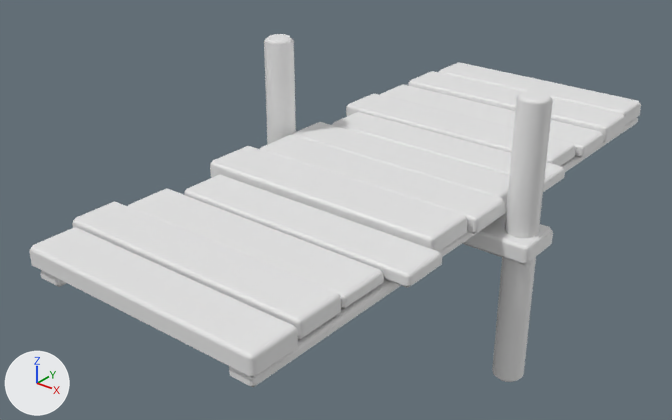
The FBX model CrashCourse/Assets/ART_Assets/Platforms/Small/M_Small_Long_2.fbx as it was, and as the next commit left it.
Before and after are seen from a camera (50 mm lens) standing at (84.84, 4.64, 4.59) and looking at (78.52, 12.54, -0.31). The axes (+X, +Y, +Z) are drawn at lower left. The lights are the same throughout. The older version comes first. Where no turn or scale is listed for an object, it has been applied to the vertices.

In view in the first picture: 'M_Small_Long_2'.
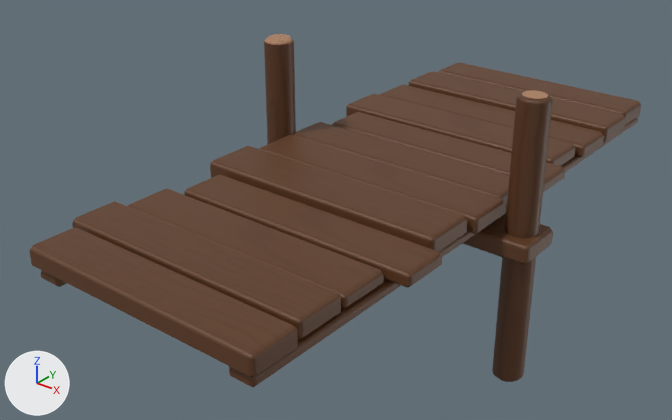
Boxes (x1, y1, x2, y2) around the edits, measured in the pictures (672 x 420 px):
'M_Small_Long_2', recoloured (white to brown): (29, 34, 641, 387) in both

Patch to the scene script:
```diff
--- a/CrashCourse/Assets/ART_Assets/Platforms/Small/M_Small_Long_2.fbx.py
+++ b/CrashCourse/Assets/ART_Assets/Platforms/Small/M_Small_Long_2.fbx.py
@@ img_row_1_uv_png @@
+img_row_1_uv_png = load_image('Row_1_UV.png', '../Textures/Row_1_UV.png', 1024, 1024, 'sRGB')
@@ mat_row_1 @@
+mat_row_1 = principled_material('Row_1')
+mat_row_1.texture = img_row_1_uv_png
@@ me_cube_712 @@
 me_cube_712.from_pydata(...)  # 488 vertices, 490 faces; spans x -1.97..2.03, y -3.93..4.02, z -2.18..1.3
+me_cube_712.materials.append(mat_row_1)  # picture img_row_1_uv_png
```
